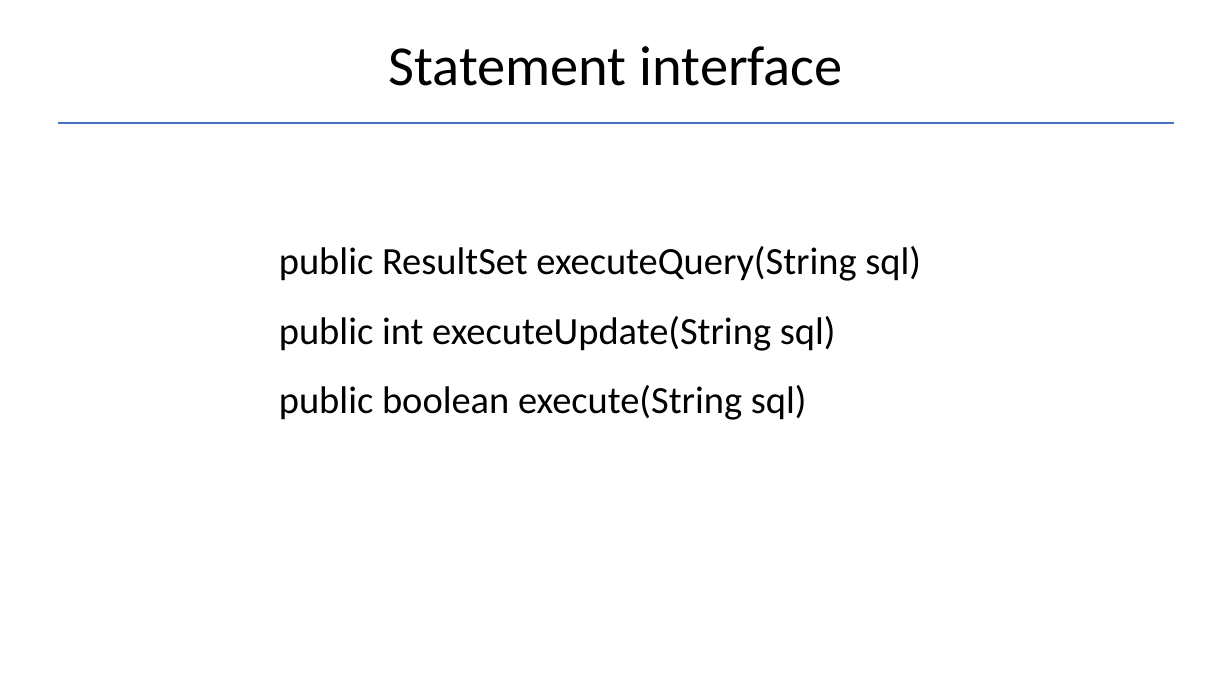
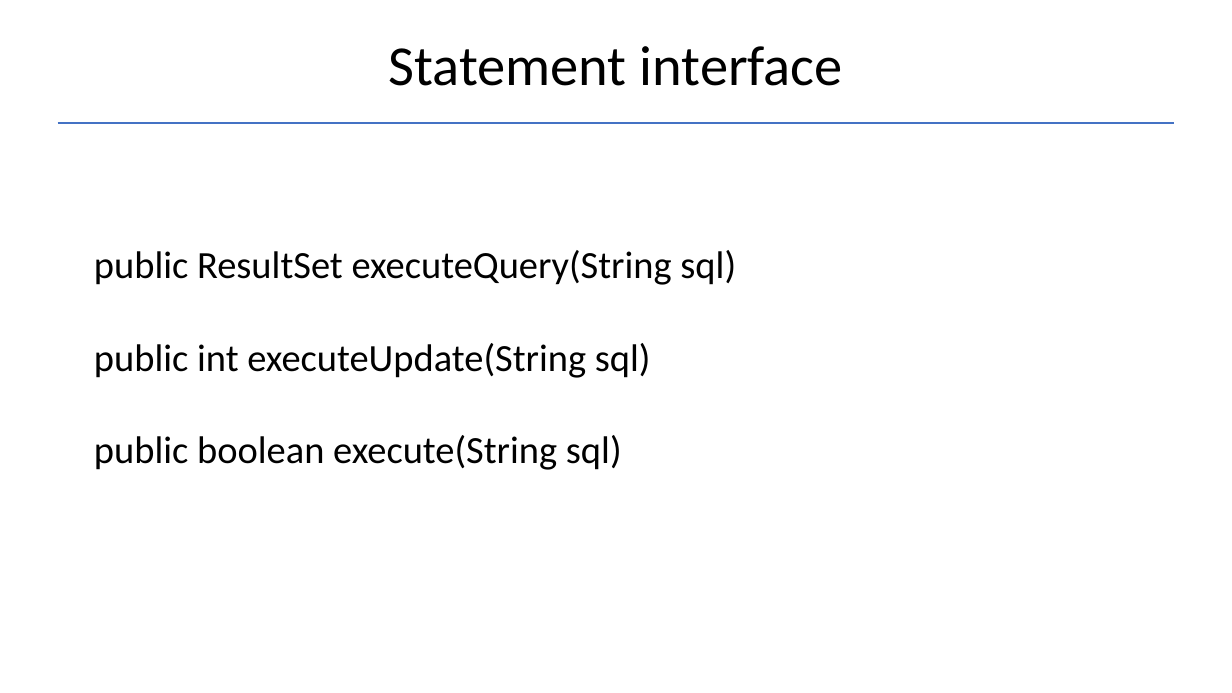
Before and after one commit to Garnik94/Levelup_presentations, a slide deck: slide 8 of JDBC/JDBC_Presentation.pptx (slide 7 before the commit). Drawn at 1232x693 pixels with LibreOffice and Linux fonts; fonts in the diff are those of the drawing. Boxes give left, top, right and bottom in pixels: in the first picture for what was removed or moved away, otherwise in the second. Text is boxed around its words. In the diff, an @@ line names an element or a change of style, - is before the commit and + after.

```diff
--- a/JDBC/JDBC_Presentation.pptx
+++ b/JDBC/JDBC_Presentation.pptx
@@ text "public ResultSet executeQuery(String sql)": place and size @@
-text "public ResultSet executeQuery(String sql)" at box(279, 246, 921, 420)
+text "public ResultSet executeQuery(String sql)" at box(94, 250, 736, 470)
@@ text "public ResultSet executeQuery(String sql)" at box(94, 250, 736, 470): line spacing 1.5 to 2 @@
```
Also in this commit, not shown: 11 other slides changed, 2 slides added, 4 other files.
